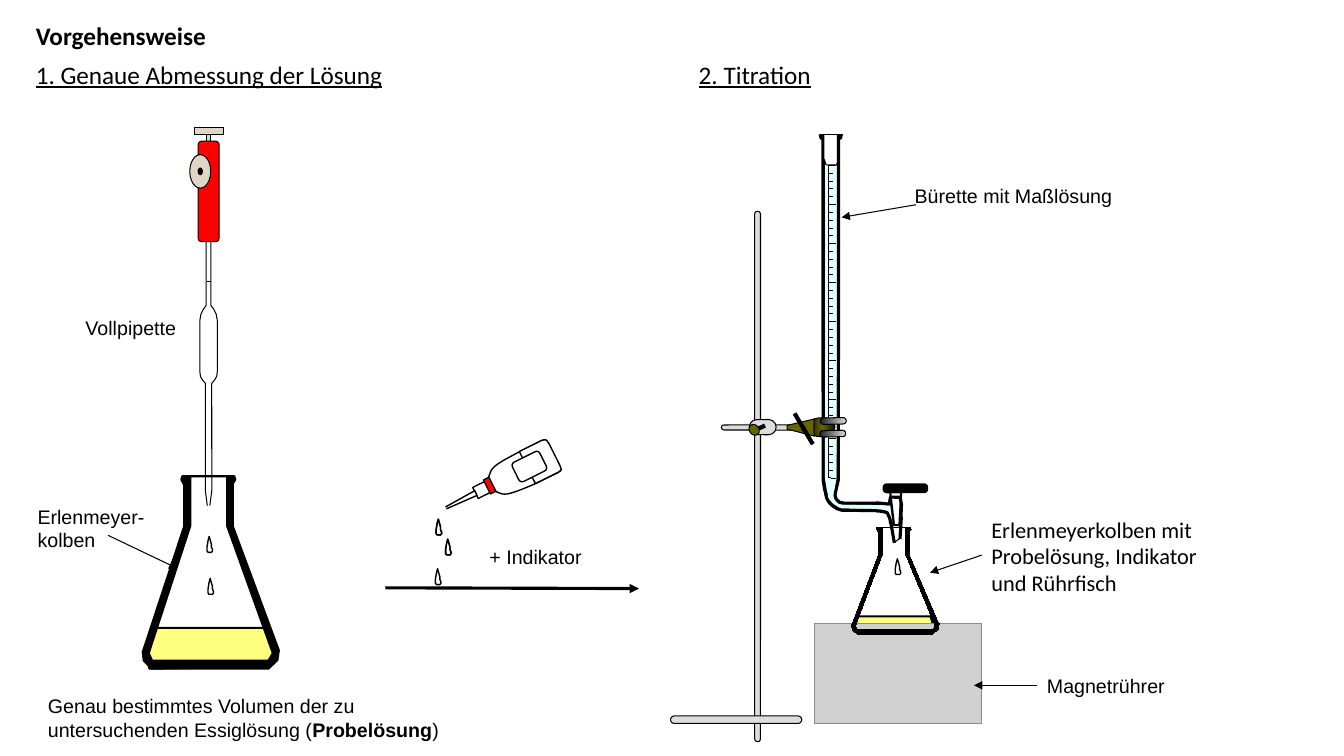
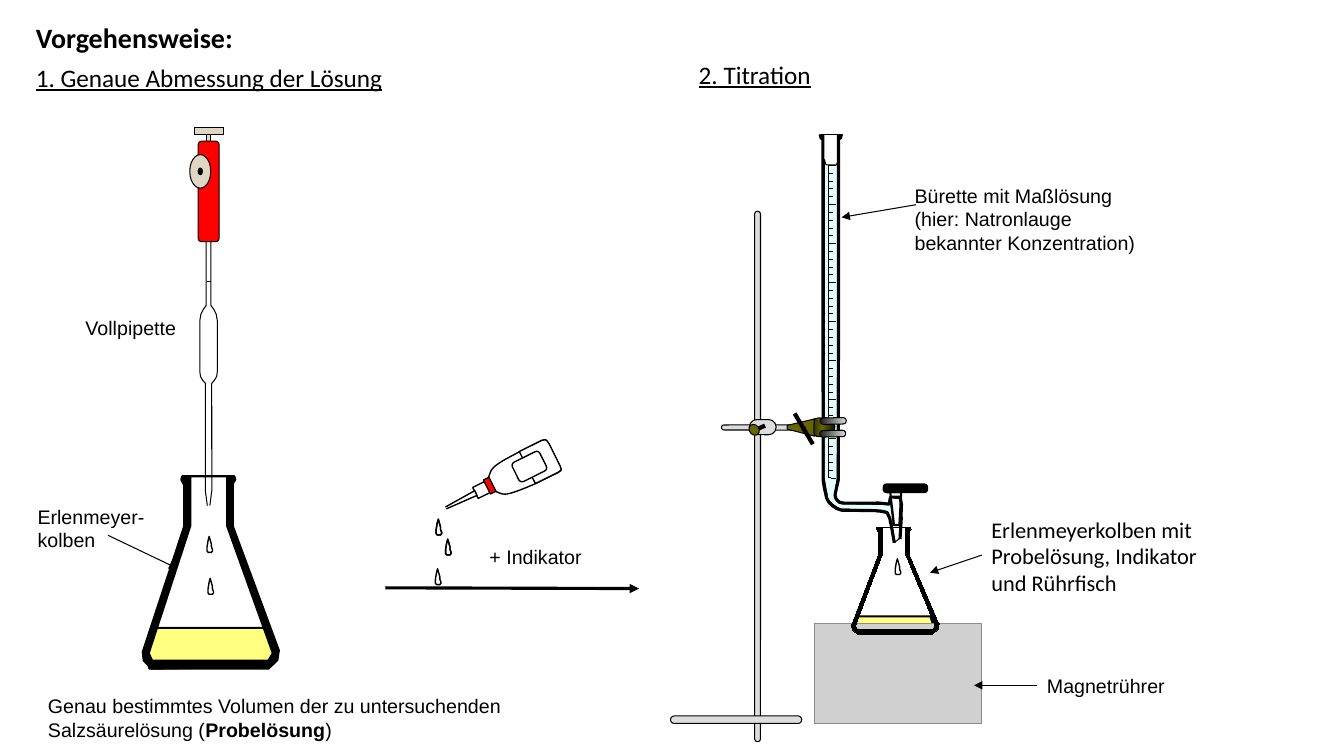
Before and after one commit to sicschu218/schule_aktuell_2, a slide deck: slide 3 of Chemie/KS1_2/Säuren_Basen/3_Titration.pptx. Drawn at 1344x756 pixels with LibreOffice and Linux fonts; fonts in the diff are those of the drawing; grey boxes stand for pictures. Boxes give left, top, right and bottom in pixels: in the first picture for what was removed or moved away, otherwise in the second. Text is boxed around its words. In the diff, an @@ line names an element or a change of style, - is before the commit and + after.

```diff
--- a/Chemie/KS1_2/Säuren_Basen/3_Titration.pptx
+++ b/Chemie/KS1_2/Säuren_Basen/3_Titration.pptx
@@ text at <box>36,28,233,53</box>: text changed; size 18 to 20 pt @@
-Vorgehensweise
+Vorgehensweise:
@@ text at <box>915,188,1135,254</box>: text changed @@
-Bürette mit Maßlösung
+Bürette mit Maßlösung (hier: Natronlauge bekannter Konzentration)
@@ text at <box>48,698,501,741</box>: text changed @@
-Genau bestimmtes Volumen der zu untersuchenden Essiglösung (Probelösung)
+Genau bestimmtes Volumen der zu untersuchenden Salzsäurelösung (Probelösung)
```
Also in this commit, not shown: 1 other slide changed, 2 slides added, 16 other files.
